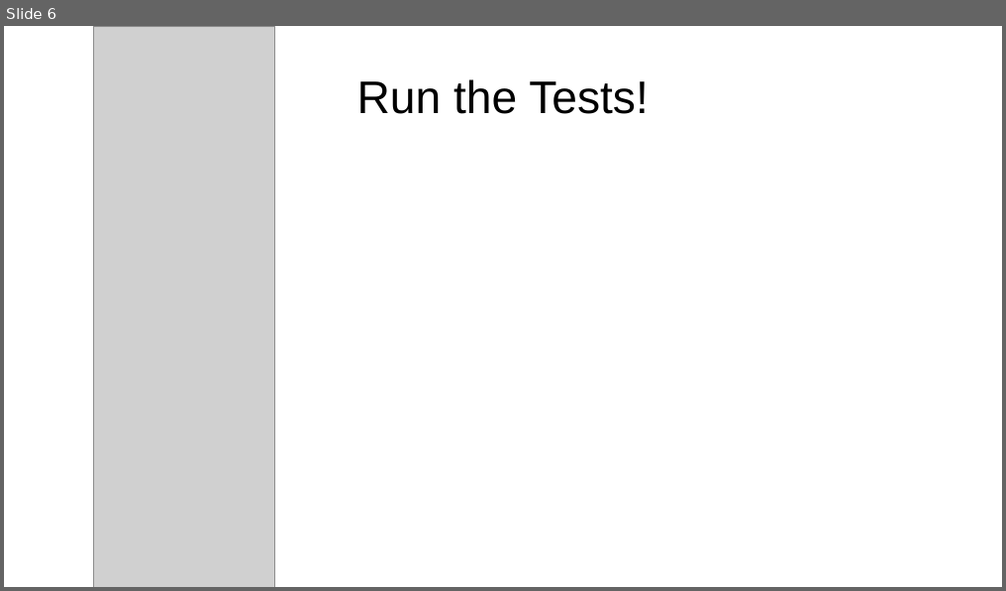
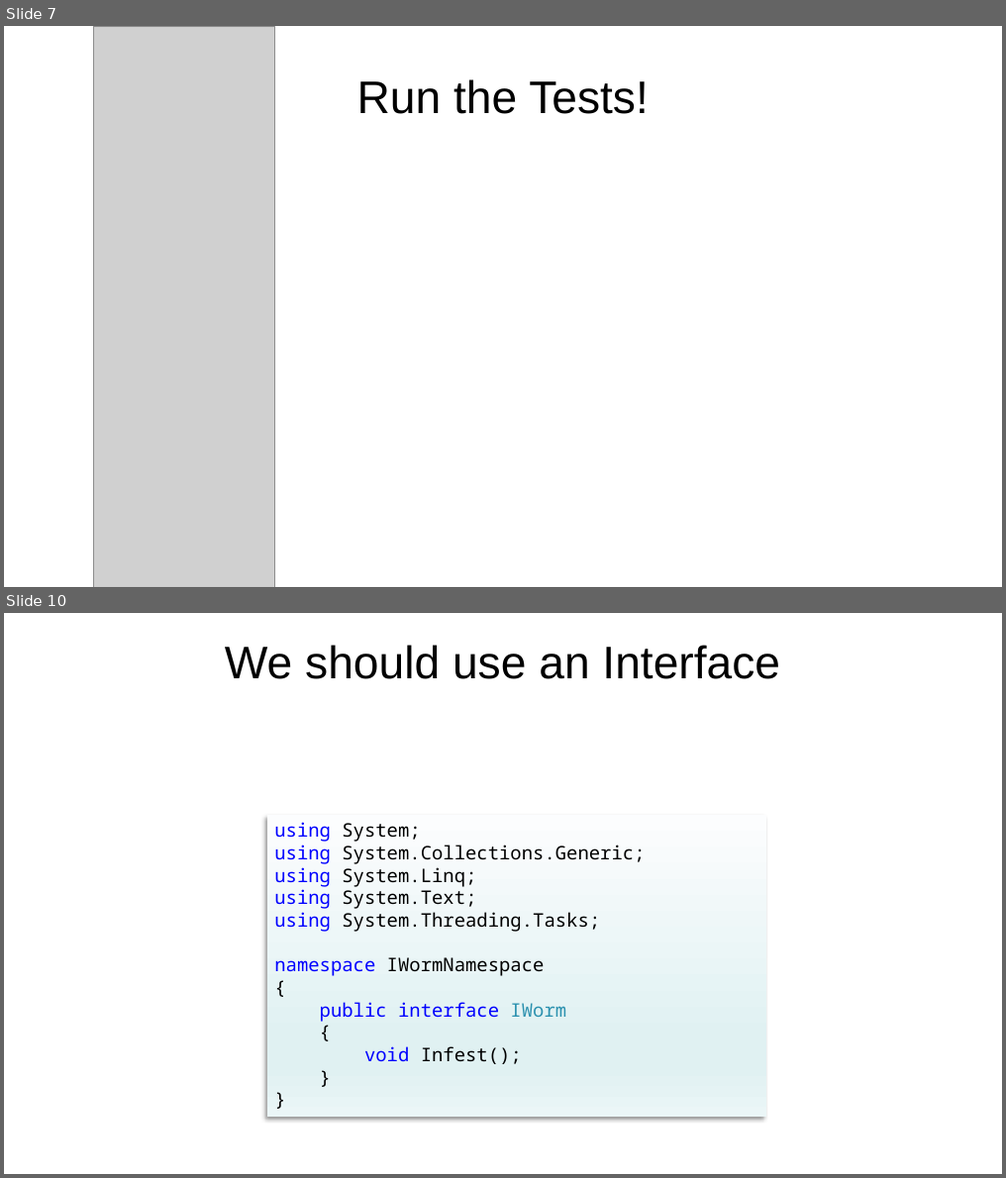
Before and after one commit to nicomp42/UnitTestProject, a slide deck: UnitTestProject.pptx. Shown one above the other, each under a label of ours: slide 6 before the commit, slides 7 and 10 after it; the slides between them are not shown. The pictures are 1006x591 and 1006x1178 pixels, drawn with LibreOffice and Linux fonts; fonts in the diff are those of the drawing; grey boxes stand for pictures; background and template pictures are left out. Boxes give left, top, right and bottom in pixels: in the first picture for what was removed or moved away, otherwise in the second. Text is boxed around its words. In the diff, an @@ line names an element or a change of style, - is before the commit and + after.

```diff
--- a/UnitTestProject.pptx
+++ b/UnitTestProject.pptx
@@ slide 10 added at <box>4,613,1002,1174</box>, background picture (left out) @@
@@ title added at <box>225,645,780,679</box>, 44 pt, text #000000 @@
+We should use an Interface
@@ rectangle added at <box>267,815,767,1118</box>, fill gradient #FCFDFE to #E0F1F2 to #EBF6F7, 18 pt, text #000000 @@
+using System;
+using System.Collections.Generic;
+using System.Linq;
+using System.Text;
+using System.Threading.Tasks;
+namespace IWormNamespace
+{
+public interface IWorm
+{
+void Infest();
+}
+}
@@ what was slide 6 is now slide 7 @@
```
Also in this commit, not shown: 6 other slides added, 4 other files.
